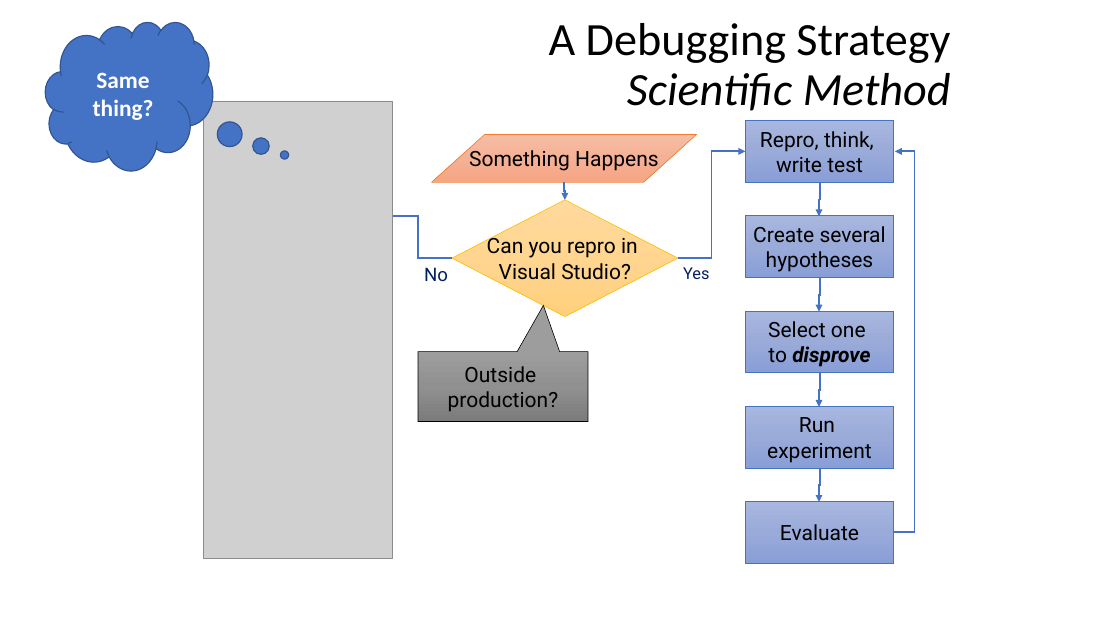
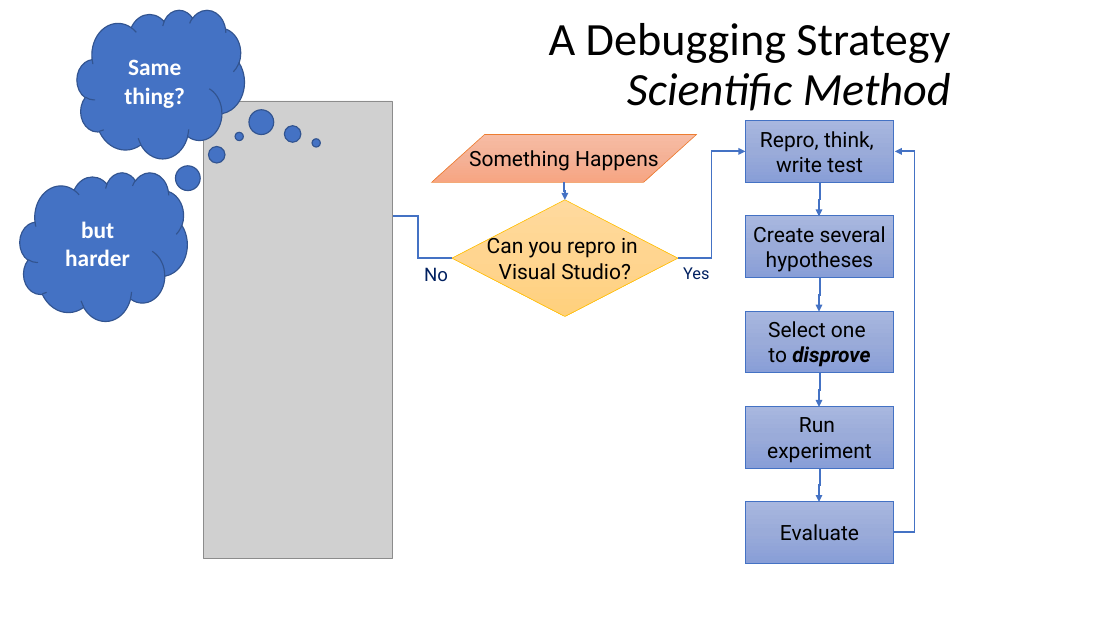
Before and after one commit to KathleenDollard/talks-debugging, a slide deck: slide 22 of Debugging.pptx (slide 23 before the commit). Drawn at 1120x630 pixels with LibreOffice and Linux fonts; fonts in the diff are those of the drawing; grey boxes stand for pictures. Boxes give left, top, right and bottom in pixels: in the first picture for what was removed or moved away, otherwise in the second. Text is boxed around its words. In the diff, an @@ line names an element or a change of style, - is before the commit and + after.

```diff
--- a/Debugging.pptx
+++ b/Debugging.pptx
@@ thought cloud "Same thing?": place and size @@
-thought cloud "Same thing?" at (45, 22, 213, 171)
+thought cloud "Same thing?" at (77, 10, 245, 159)
@@ thought cloud added at (20, 172, 187, 321), fill #4472C4, outline #325491 1 pt, 20 pt, text #FFFFFF, bold @@
+but harder
@@ speech box removed at (418, 352, 588, 422) @@
-Outside
-production?
```
Also in this commit, not shown: 3 other slides changed, 1 slide removed.
